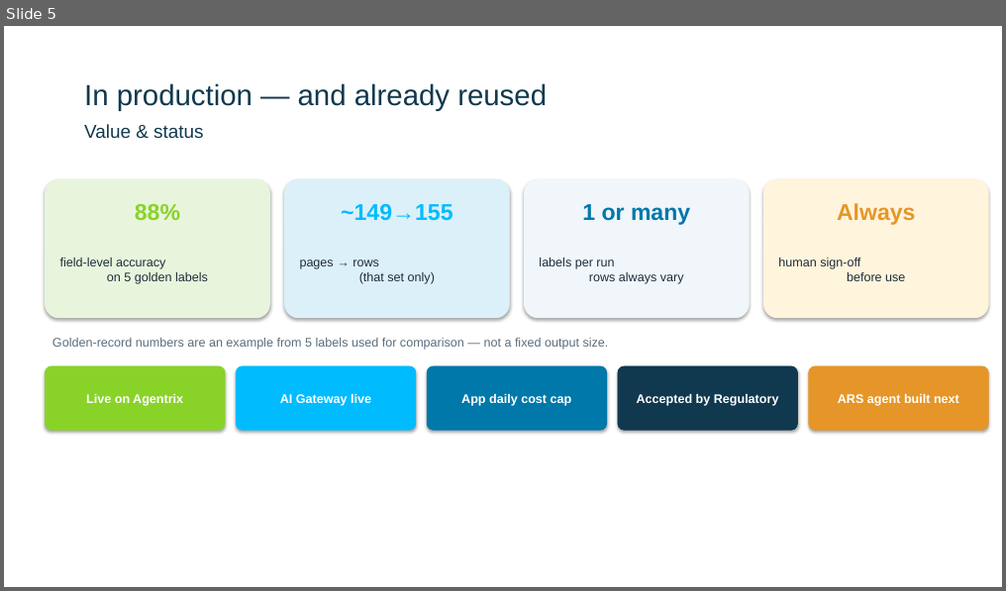
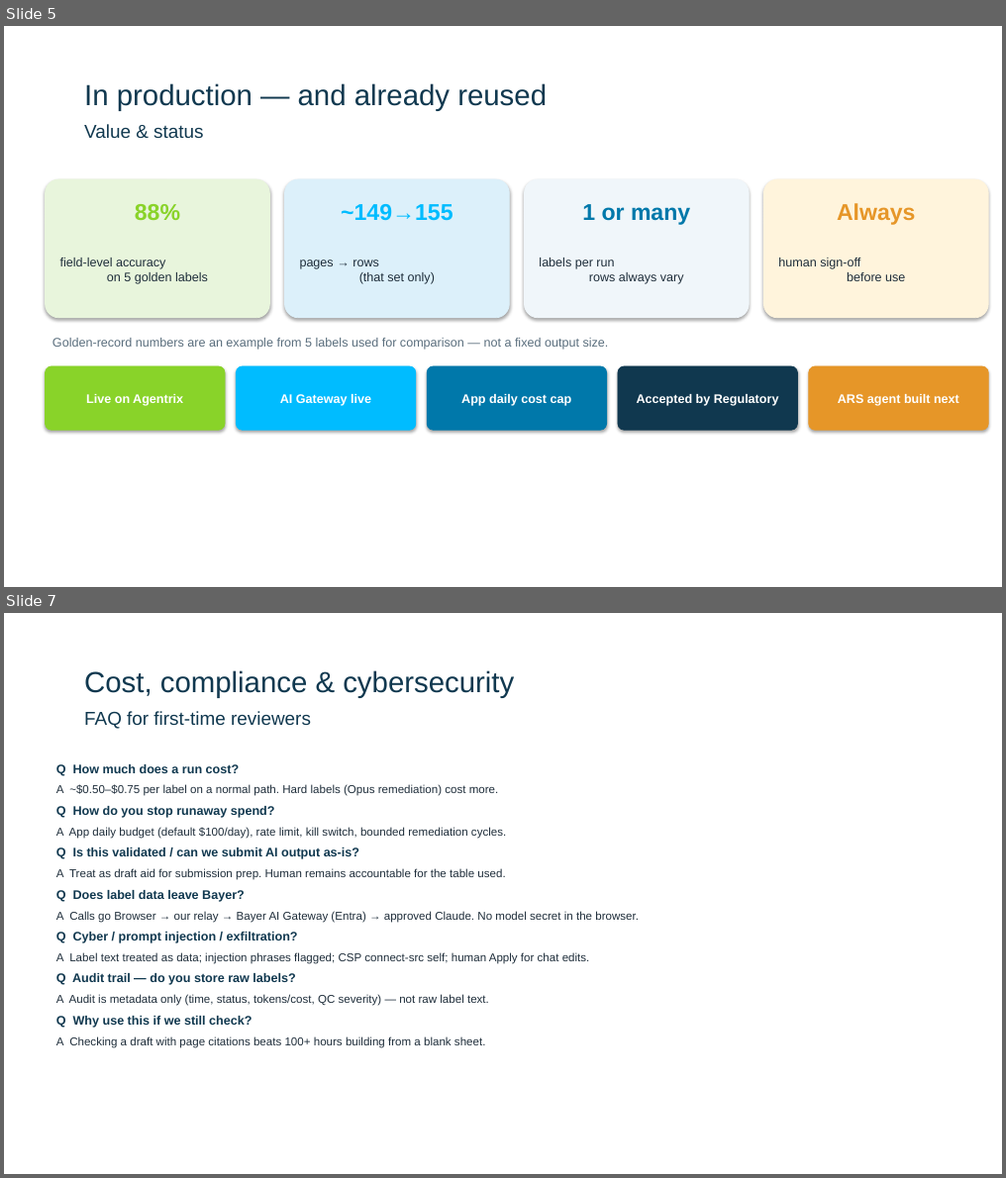
Before and after one commit to karanbayer/use-summary-table, a slide deck: docs/Use-Summary-Tables-Stakeholder-20min-Bayer.pptx. Shown one above the other, each under a label of ours: slide 5 before the commit, slides 5 and 7 after it; the slides between them are not shown. The pictures are 1006x591 and 1006x1178 pixels, drawn with LibreOffice and Linux fonts; fonts in the diff are those of the drawing; background and template pictures are left out. Boxes give left, top, right and bottom in pixels: in the first picture for what was removed or moved away, otherwise in the second. Text is boxed around its words. In the diff, an @@ line names an element or a change of style, - is before the commit and + after.

```diff
--- a/docs/Use-Summary-Tables-Stakeholder-20min-Bayer.pptx
+++ b/docs/Use-Summary-Tables-Stakeholder-20min-Bayer.pptx
@@ slide 7 added at (x1=4, y1=613, x2=1002, y2=1174), background #FFFFFF @@
@@ title added at (x1=84, y1=670, x2=514, y2=698), 28 pt, text #10384F @@
+Cost, compliance & cybersecurity
@@ subtitle added at (x1=84, y1=711, x2=311, y2=729), 18 pt, text #10384F @@
+FAQ for first-time reviewers
@@ text added at (x1=56, y1=764, x2=240, y2=776), 12 pt, text #10384F, bold @@
+Q How much does a run cost?
@@ text added at (x1=56, y1=785, x2=499, y2=796), 11 pt, text #1E2D3A @@
+A ~$0.50–$0.75 per label on a normal path. Hard labels (Opus remediation) cost more.
@@ text added at (x1=56, y1=806, x2=275, y2=818), 12 pt, text #10384F, bold @@
+Q How do you stop runaway spend?
@@ text added at (x1=56, y1=827, x2=506, y2=839), 11 pt, text #1E2D3A @@
+A App daily budget (default $100/day), rate limit, kill switch, bounded remediation cycles.
@@ text added at (x1=56, y1=848, x2=359, y2=860), 12 pt, text #10384F, bold @@
+Q Is this validated / can we submit AI output as-is?
@@ text added at (x1=56, y1=868, x2=505, y2=880), 11 pt, text #1E2D3A @@
+A Treat as draft aid for submission prep. Human remains accountable for the table used.
@@ text added at (x1=56, y1=890, x2=245, y2=902), 12 pt, text #10384F, bold @@
+Q Does label data leave Bayer?
@@ text added at (x1=56, y1=911, x2=639, y2=923), 11 pt, text #1E2D3A @@
+A Calls go Browser → our relay → Bayer AI Gateway (Entra) → approved Claude. No model secret in the browser.
@@ text added at (x1=56, y1=932, x2=298, y2=944), 12 pt, text #10384F, bold @@
+Q Cyber / prompt injection / exfiltration?
@@ text added at (x1=56, y1=953, x2=590, y2=964), 11 pt, text #1E2D3A @@
+A Label text treated as data; injection phrases flagged; CSP connect-src self; human Apply for chat edits.
@@ text added at (x1=56, y1=973, x2=295, y2=985), 12 pt, text #10384F, bold @@
+Q Audit trail — do you store raw labels?
@@ text added at (x1=56, y1=994, x2=489, y2=1006), 11 pt, text #1E2D3A @@
+A Audit is metadata only (time, status, tokens/cost, QC severity) — not raw label text.
@@ text added at (x1=56, y1=1016, x2=252, y2=1028), 12 pt, text #10384F, bold @@
+Q Why use this if we still check?
@@ text added at (x1=56, y1=1037, x2=485, y2=1049), 11 pt, text #1E2D3A @@
+A Checking a draft with page citations beats 100+ hours building from a blank sheet.
```
Also in this commit, not shown: 3 slides changed, 3 other slides added, 1 slide removed, 2 other files.
